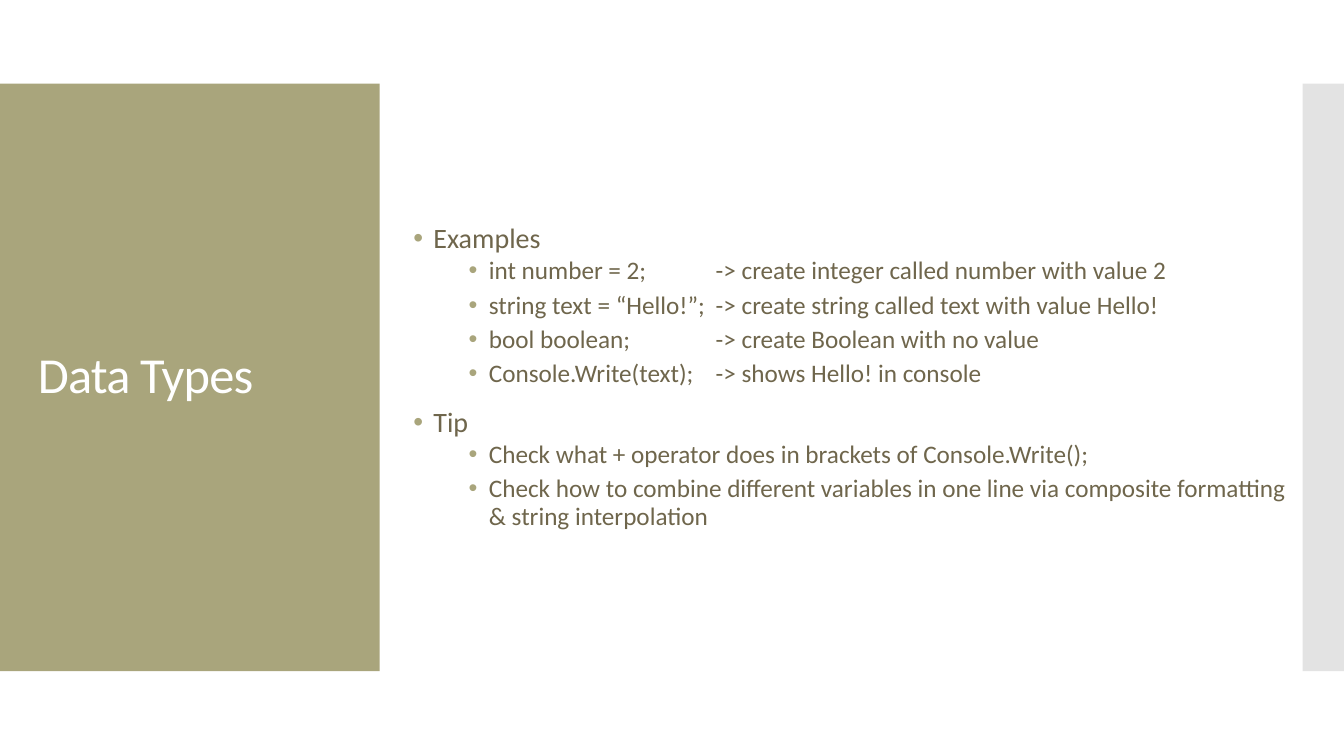
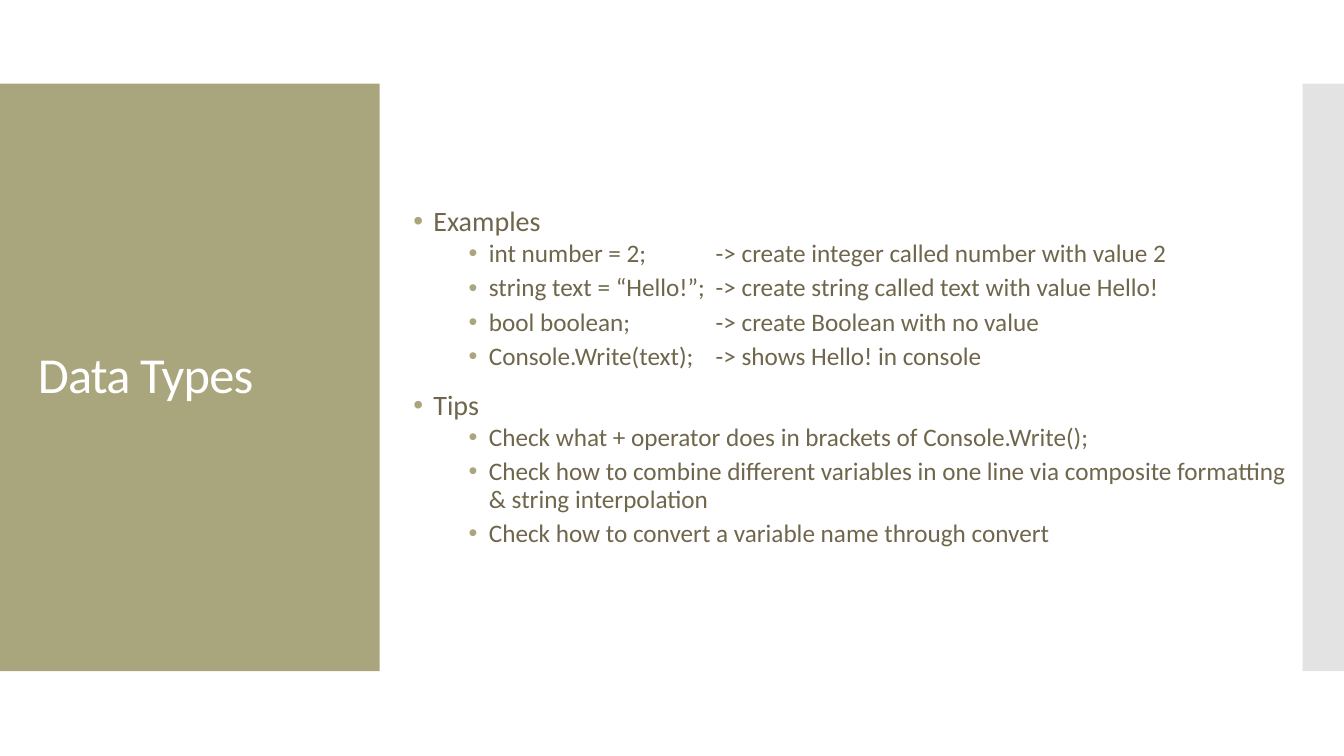
Before and after one commit to Manny-Apsel/.NET-C-Workshop, a slide deck: slide 22 of Presentation.pptx. Drawn at 1344x756 pixels with LibreOffice and Linux fonts; fonts in the diff are those of the drawing. Boxes give left, top, right and bottom in pixels: in the first picture for what was removed or moved away, otherwise in the second. Text is boxed around its words. In the diff, an @@ line names an element or a change of style, - is before the commit and + after.

```diff
--- a/Presentation.pptx
+++ b/Presentation.pptx
@@ text at (433, 396, 479, 420): text changed @@
-• Tip
+• Tips
@@ text at (489, 524, 1049, 547): paragraph added @@
+  • Check how to convert a variable name through convert
```
Also in this commit, not shown: 2 slides added.
